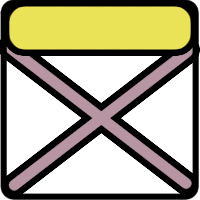
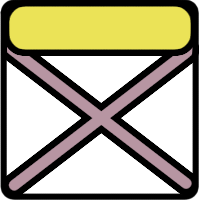
Layer changes from the first 200 × 200 image to the second:
painted on "Paint Layer 2" (3rd of 6) over [0, 39, 200, 57]
